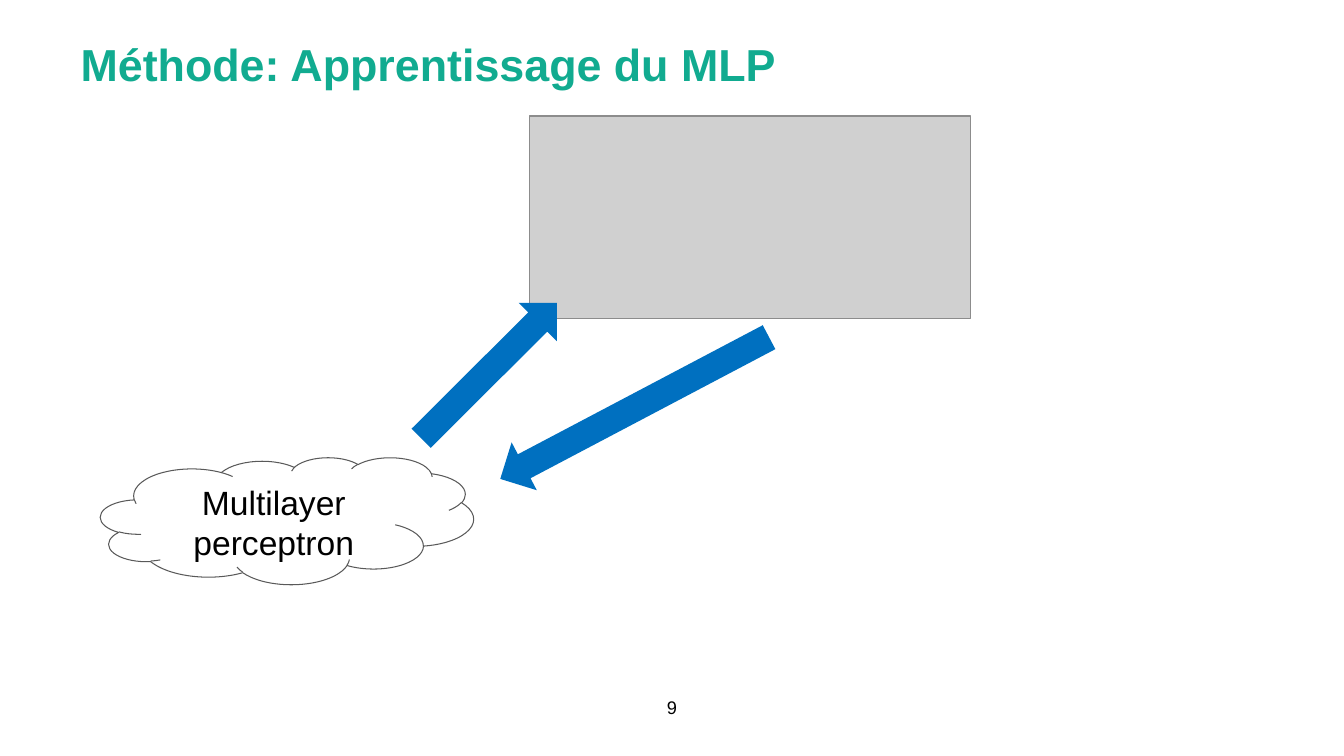
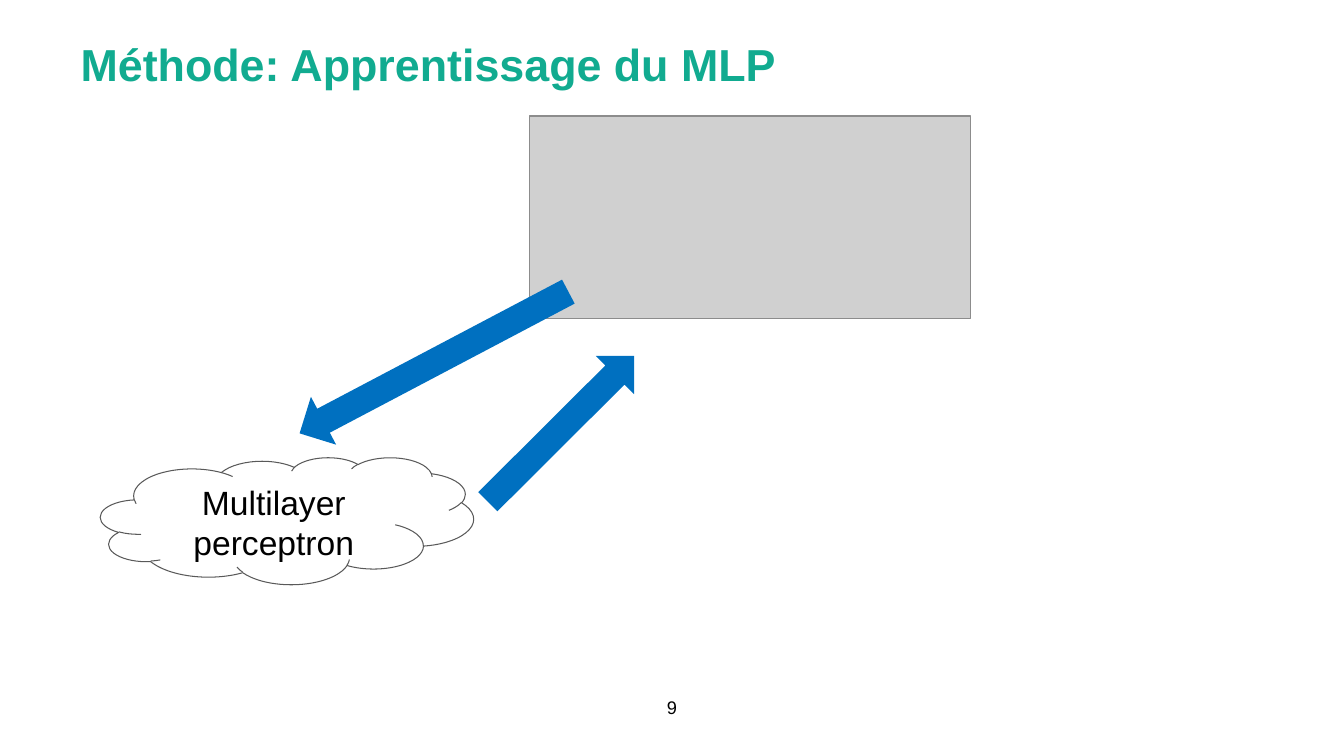
Before and after one commit to Bureau-du-Forestier-en-chef/FMT, a slide deck: slide 9 of Documentation/FORAC_carbone.pptx. Drawn at 1344x756 pixels with LibreOffice and Linux fonts; fonts in the diff are those of the drawing; grey boxes stand for pictures; background and template pictures are left out. Boxes give left, top, right and bottom in pixels: in the first picture for what was removed or moved away, otherwise in the second. Text is boxed around its words. In the diff, an @@ line names an element or a change of style, - is before the commit and + after.

```diff
--- a/Documentation/FORAC_carbone.pptx
+++ b/Documentation/FORAC_carbone.pptx
@@ down arrow: place and size @@
-down arrow at box(488, 313, 782, 503)
+down arrow at box(288, 268, 581, 457)
@@ down arrow: place and size @@
-down arrow at box(402, 284, 576, 458)
+down arrow at box(469, 337, 654, 521)
```
Also in this commit, not shown: 2 other files.
